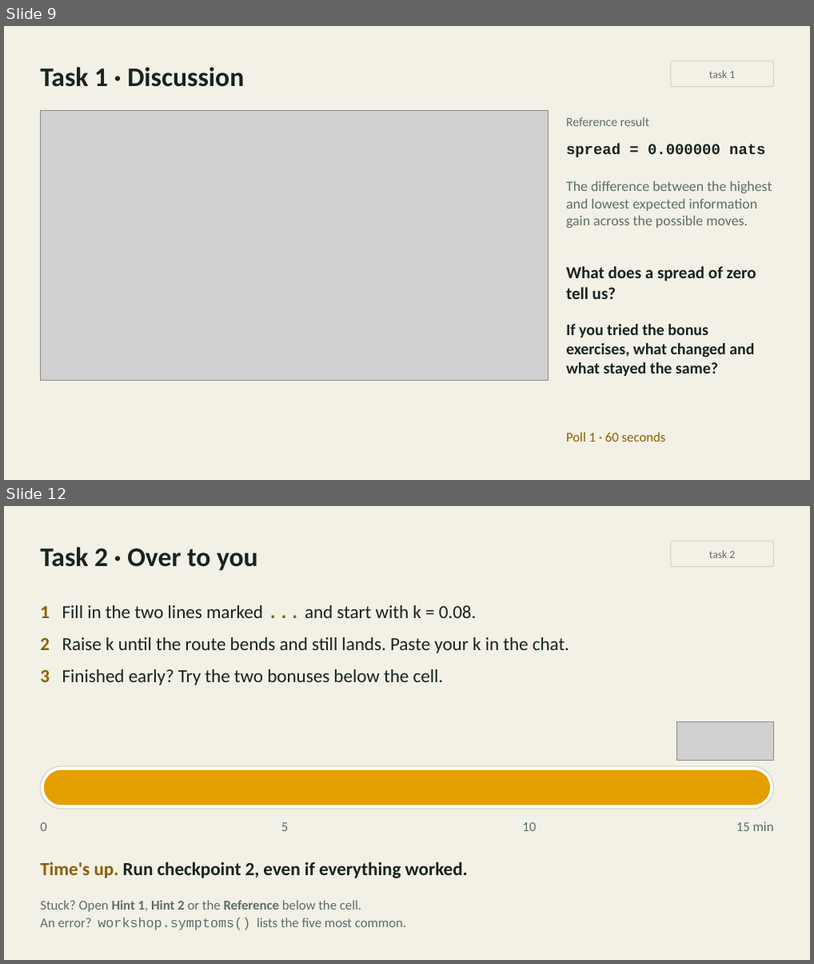
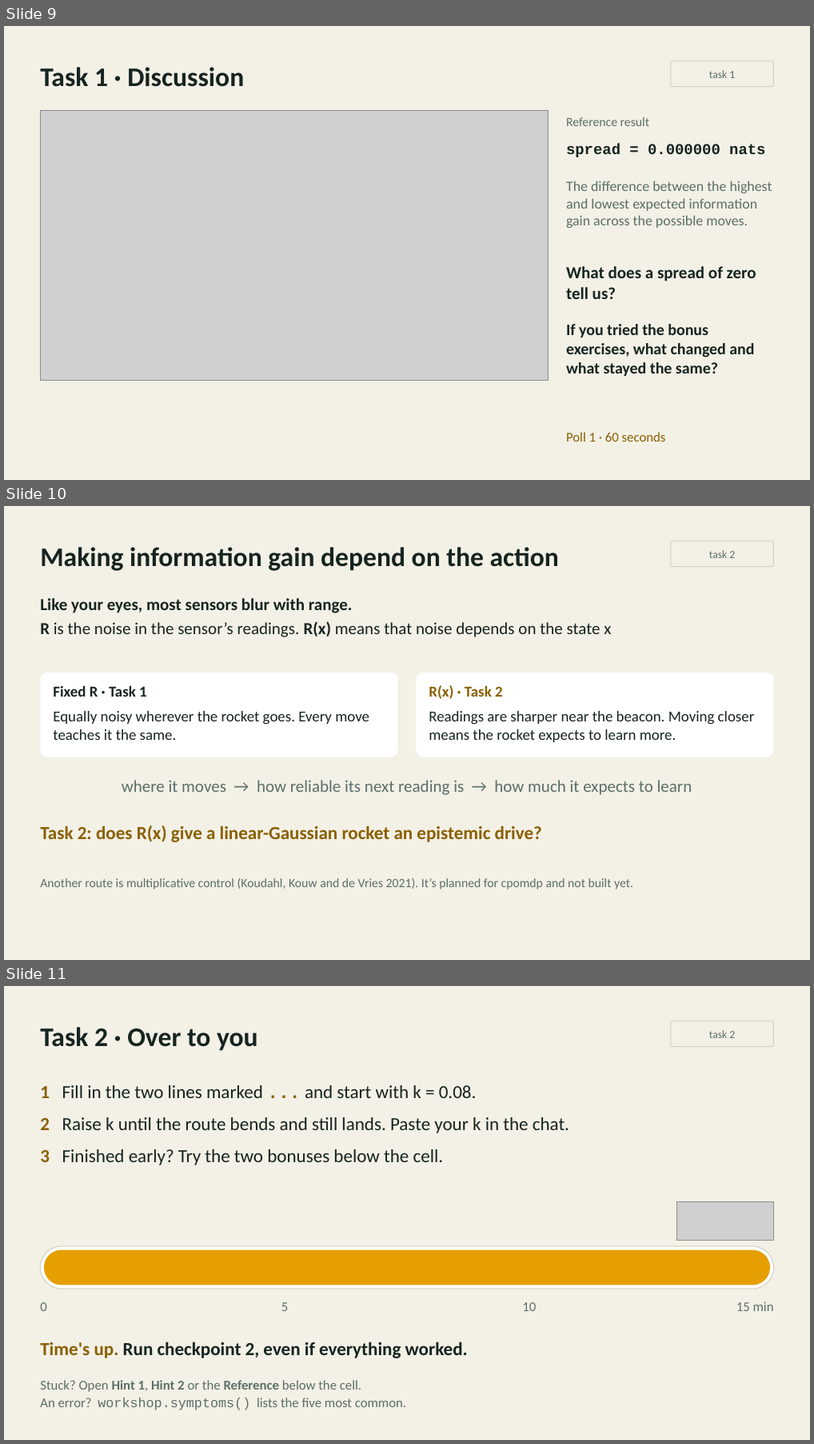
Before and after one commit to inferogenesis/cpomdp-workshop, a slide deck: deck/cpomdp_symposium_2026.pptx. Shown one above the other, each under a label of ours: slides 9 and 12 before the commit, slides 9, 10 and 11 after it; the slides between them are not shown. The pictures are 814x964 and 814x1444 pixels, drawn with LibreOffice and Linux fonts; fonts in the diff are those of the drawing; grey boxes stand for pictures. Boxes give left, top, right and bottom in pixels: in the first picture for what was removed or moved away, otherwise in the second. Text is boxed around its words. In the diff, an @@ line names an element or a change of style, - is before the commit and + after.

```diff
--- a/deck/cpomdp_symposium_2026.pptx
+++ b/deck/cpomdp_symposium_2026.pptx
@@ slide 10 added at box(4, 506, 810, 960), background #F3F0E6 @@
@@ text added at box(40, 547, 559, 571), 32 pt, text #16241F, bold @@
+Making information gain depend on the action
@@ rounded rectangle added at box(671, 541, 774, 567), outline #D3CEBF 1 pt, 13 pt, text #5B6F68 @@
+task 2
@@ text added at box(40, 598, 611, 637), 20 pt, text #16241F @@
+Like your eyes, most sensors blur with range.
+R is the noise in the sensor’s readings. R(x) means that noise depends on the state x
@@ rounded rectangle added at box(40, 672, 398, 757), fill #FFFFFF, 18 pt, text #16241F @@
+Fixed R · Task 1
+Equally noisy wherever the rocket goes. Every move teaches it the same.
@@ rounded rectangle added at box(417, 672, 774, 757), fill #FFFFFF, 18 pt, text #16241F @@
+R(x) · Task 2
+Readings are sharper near the beacon. Moving closer means the rocket expects to learn more.
@@ text added at box(122, 780, 693, 795), 20 pt, text #5B6F68 @@
+where it moves → how reliable its next reading is → how much it expects to learn
@@ text added at box(40, 825, 542, 842), 22 pt, text #8A6000, bold @@
+Task 2: does R(x) give a linear-Gaussian rocket an epistemic drive?
@@ text added at box(40, 878, 634, 889), 15 pt, text #5B6F68 @@
+Another route is multiplicative control (Koudahl, Kouw and de Vries 2021). It’s planned for cpomdp and not built yet.
@@ what was slide 12 is now slide 11 @@
```
Also in this commit, not shown: 1 slide changed, 2 slides removed, 4 other files.
